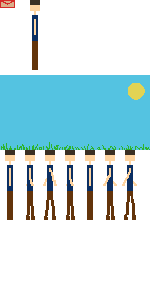
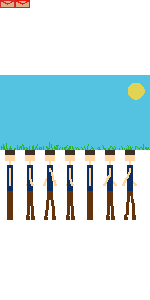
Layer changes from the first 150px x 300px image to the second:
renamed "player" to "Layer 8(pasted)", painted on it over (x1=15, y1=0, x2=40, y2=70)
removed layer "letter" over (x1=15, y1=0, x2=40, y2=64)
